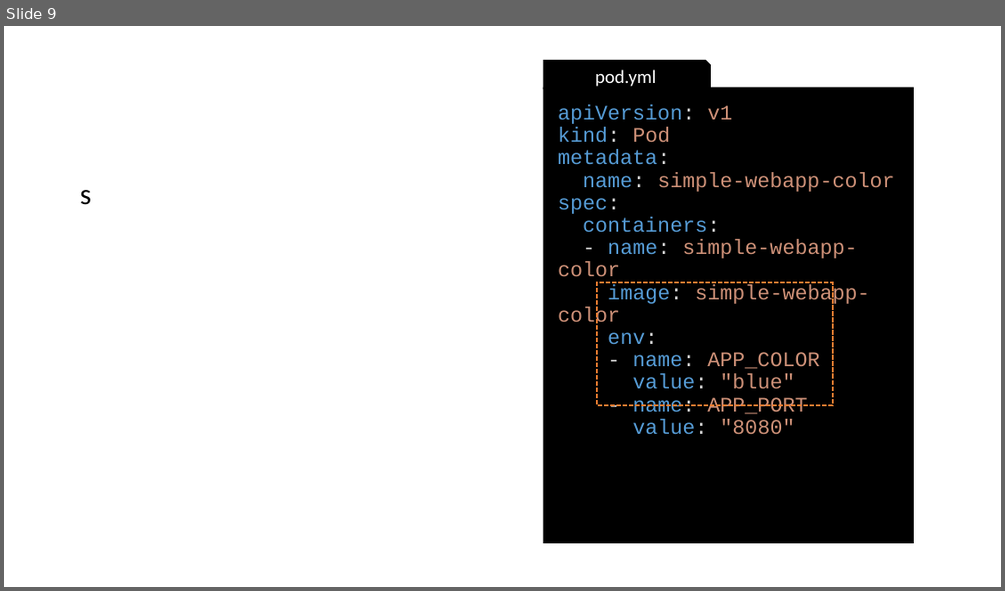
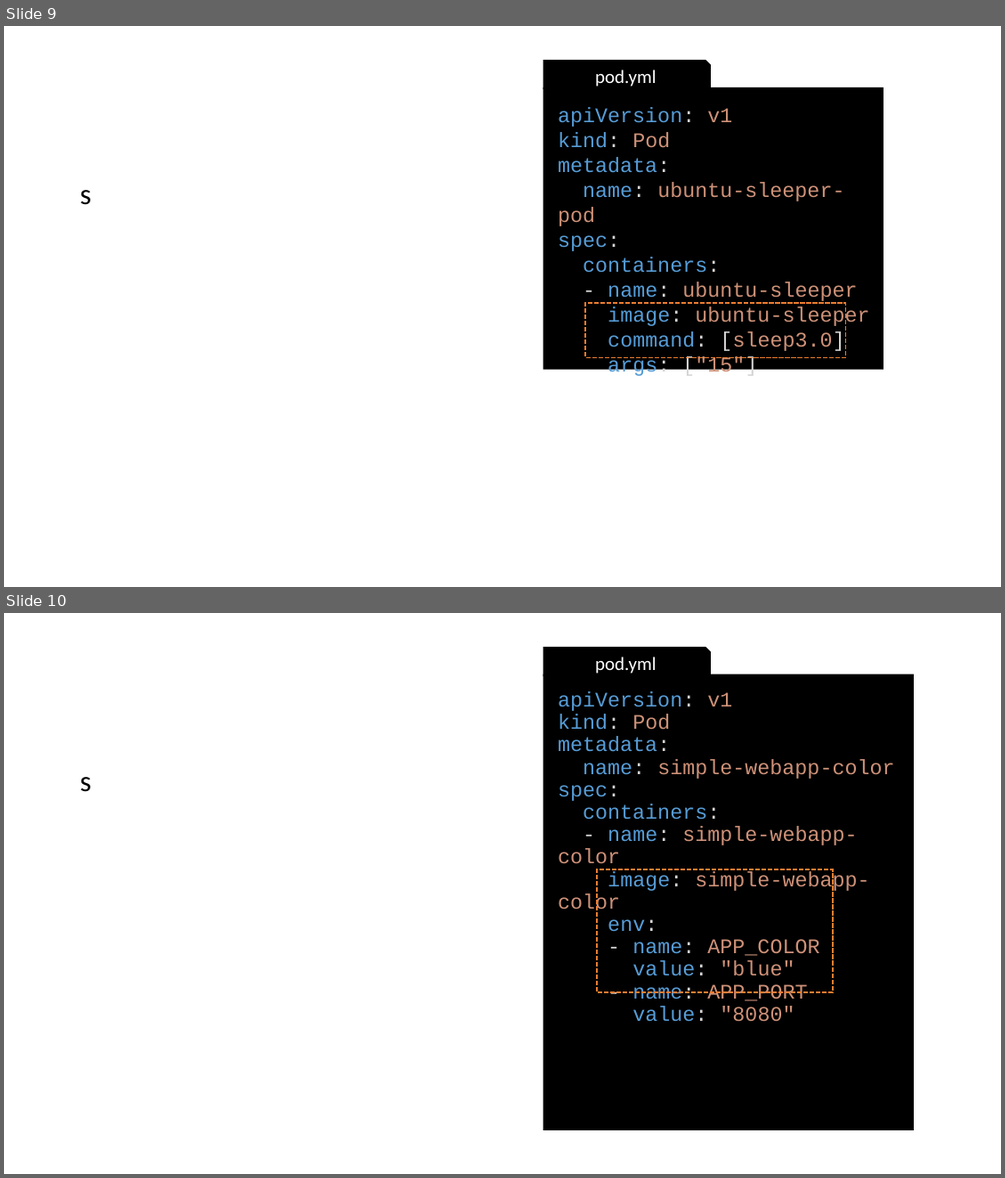
Before and after one commit to gerassimos/kgs, a slide deck: docs/images/slides_images.pptx. Shown one above the other, each under a label of ours: slide 9 before the commit, slides 9 and 10 after it. The pictures are 1005x591 and 1005x1178 pixels, drawn with LibreOffice and Linux fonts; fonts in the diff are those of the drawing. Boxes give left, top, right and bottom in pixels: in the first picture for what was removed or moved away, otherwise in the second. Text is boxed around its words. In the diff, an @@ line names an element or a change of style, - is before the commit and + after.

```diff
--- a/docs/images/slides_images.pptx
+++ b/docs/images/slides_images.pptx
@@ slide 9 added at [4, 26, 1001, 587], background #FFFFFF @@
@@ snip rect added at [544, 61, 711, 89], fill #000000, outline #000000 1 pt, 18 pt, text #FFFFFF @@
+pod.yml
@@ rectangle added at [543, 87, 883, 370], fill #000000, 20 pt, text #CE9178 @@
+apiVersion: v1
+kind: Pod
+metadata:
+name: ubuntu-sleeper-pod
+spec:
+containers:
+- name: ubuntu-sleeper
+image: ubuntu-sleeper
+command: [sleep3.0]
+args: ["15"]
@@ text added at [80, 190, 91, 205], 28 pt, text #000000 @@
+s
@@ rectangle added at [586, 304, 846, 358], outline #ED7D31 1.5 pt dashed @@
@@ what was slide 9 is now slide 10 @@
```
Also in this commit, not shown: 3 other files.
